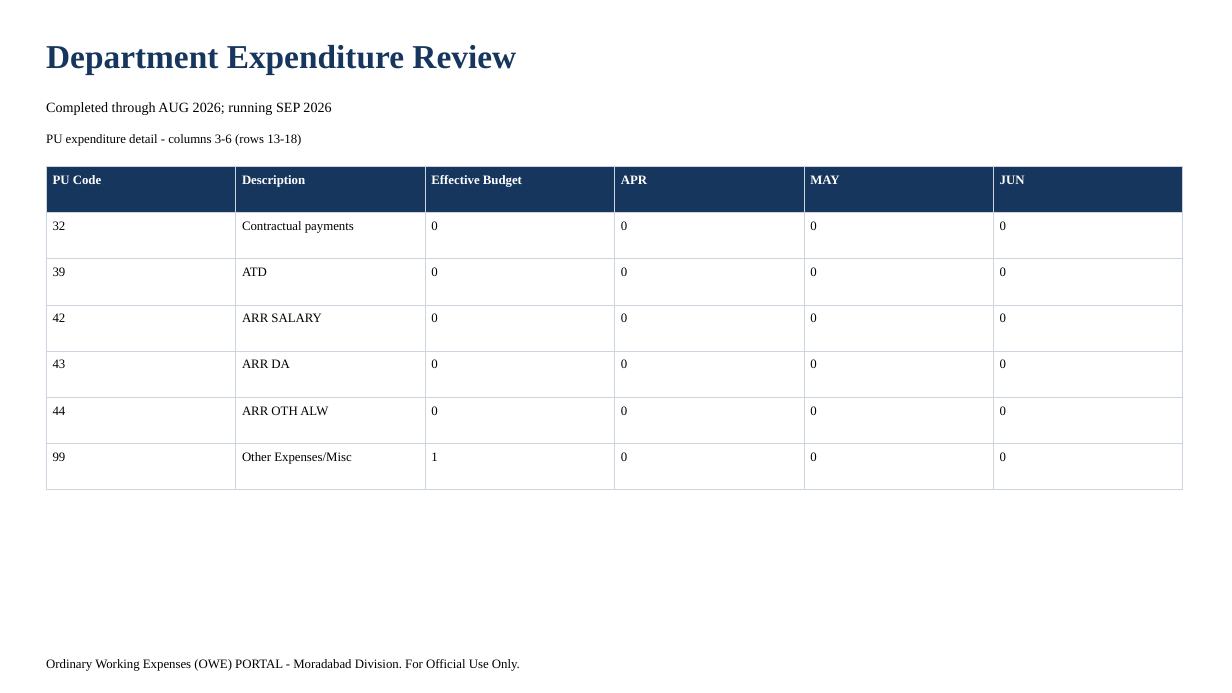
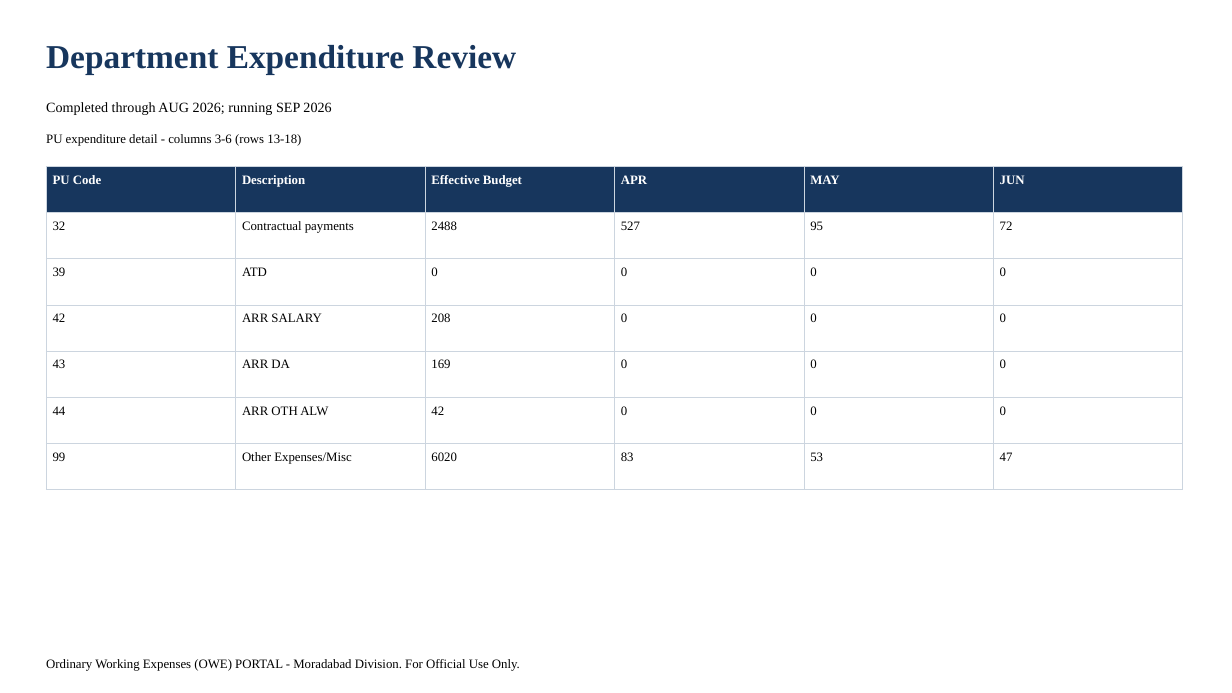
Before and after one commit to girishtiwari007/MBRLR, a slide deck: slide 5 of .export-validation/display/display.pptx. Drawn at 1232x693 pixels with LibreOffice and Linux fonts; fonts in the diff are those of the drawing. Boxes give left, top, right and bottom in pixels: in the first picture for what was removed or moved away, otherwise in the second. Text is boxed around its words. In the diff, an @@ line names an element or a change of style, - is before the commit and + after.

```diff
--- a/.export-validation/display/display.pptx
+++ b/.export-validation/display/display.pptx
@@ table at [46,166,1183,468] @@
-row 2: 32 | Contractual payments | 0 | 0 | 0 | 0
+row 2: 32 | Contractual payments | 2488 | 527 | 95 | 72
-row 4, column 3: 0
+row 4, column 3: 208
-row 5, column 3: 0
+row 5, column 3: 169
-row 6, column 3: 0
+row 6, column 3: 42
-row 7: 99 | Other Expenses/Misc | 1 | 0 | 0 | 0
+row 7: 99 | Other Expenses/Misc | 6020 | 83 | 53 | 47
```
Also in this commit, not shown: 7 other slides changed, 39 other files.
